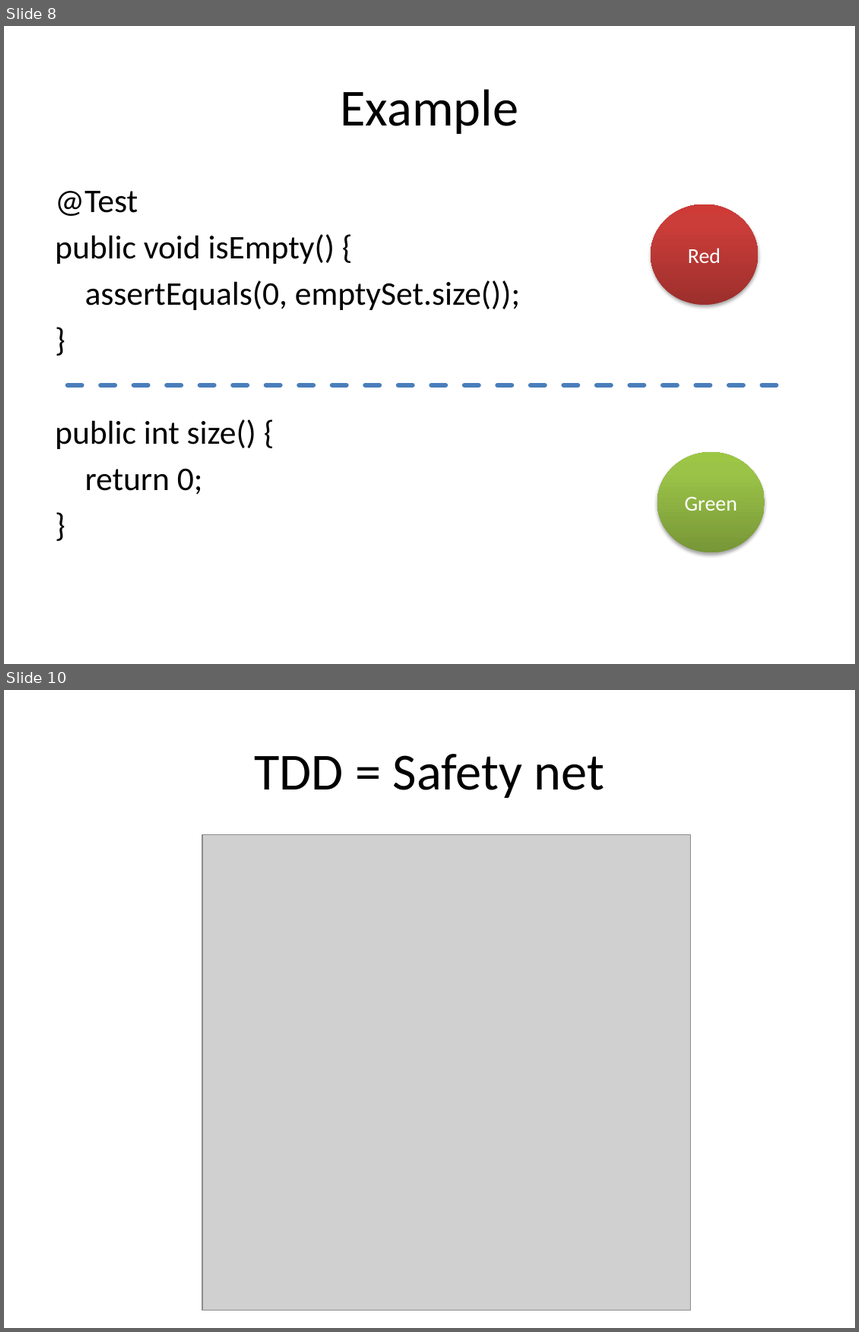
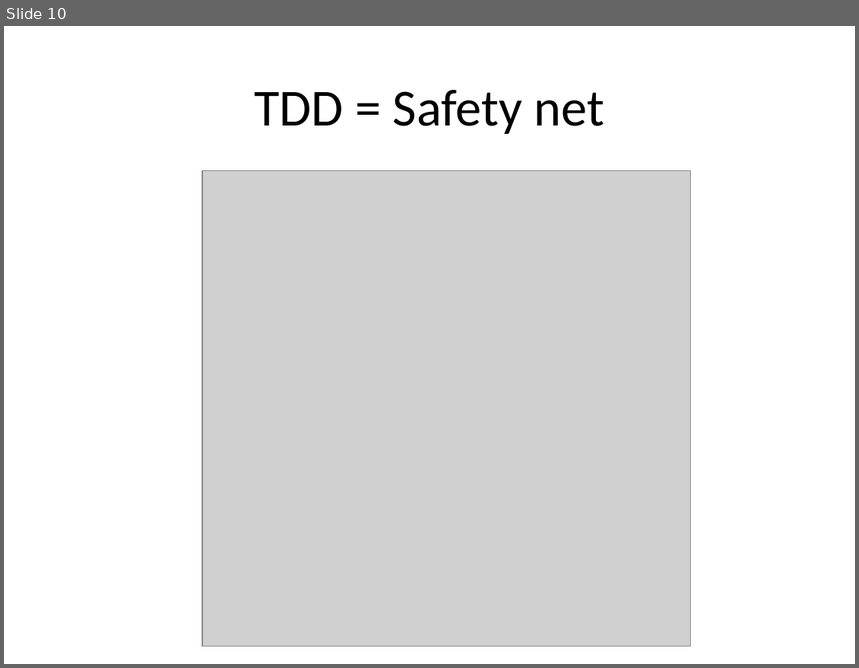
Before and after one commit to gsabev/ista2014, a slide deck: ISTA.pptx. Shown one above the other, each under a label of ours: slides 8 and 10 before the commit, slide 10 after it; the slides between them are not shown. The pictures are 859x1332 and 859x668 pixels, drawn with LibreOffice and Linux fonts; fonts in the diff are those of the drawing; grey boxes stand for pictures. Boxes give left, top, right and bottom in pixels: in the first picture for what was removed or moved away, otherwise in the second. Text is boxed around its words. In the diff, an @@ line names an element or a change of style, - is before the commit and + after.

```diff
--- a/ISTA.pptx
+++ b/ISTA.pptx
@@ slide 8 removed at box(4, 26, 855, 664), background #FFFFFF @@
@@ title removed at box(340, 89, 519, 134) @@
-Example
@@ text removed at box(55, 191, 520, 495) @@
-@Test
-public void isEmpty() {
-assertEquals(0, emptySet.size());
-}
-public int size() {
-return 0;
-}
@@ ellipse removed at box(651, 205, 758, 305) @@
-Red
@@ line removed from (68, 385) to (791, 385) @@
@@ ellipse removed at box(658, 452, 765, 553) @@
-Green
```
Also in this commit, not shown: 4 slides changed, 2 slides added, 8 other slides removed.
